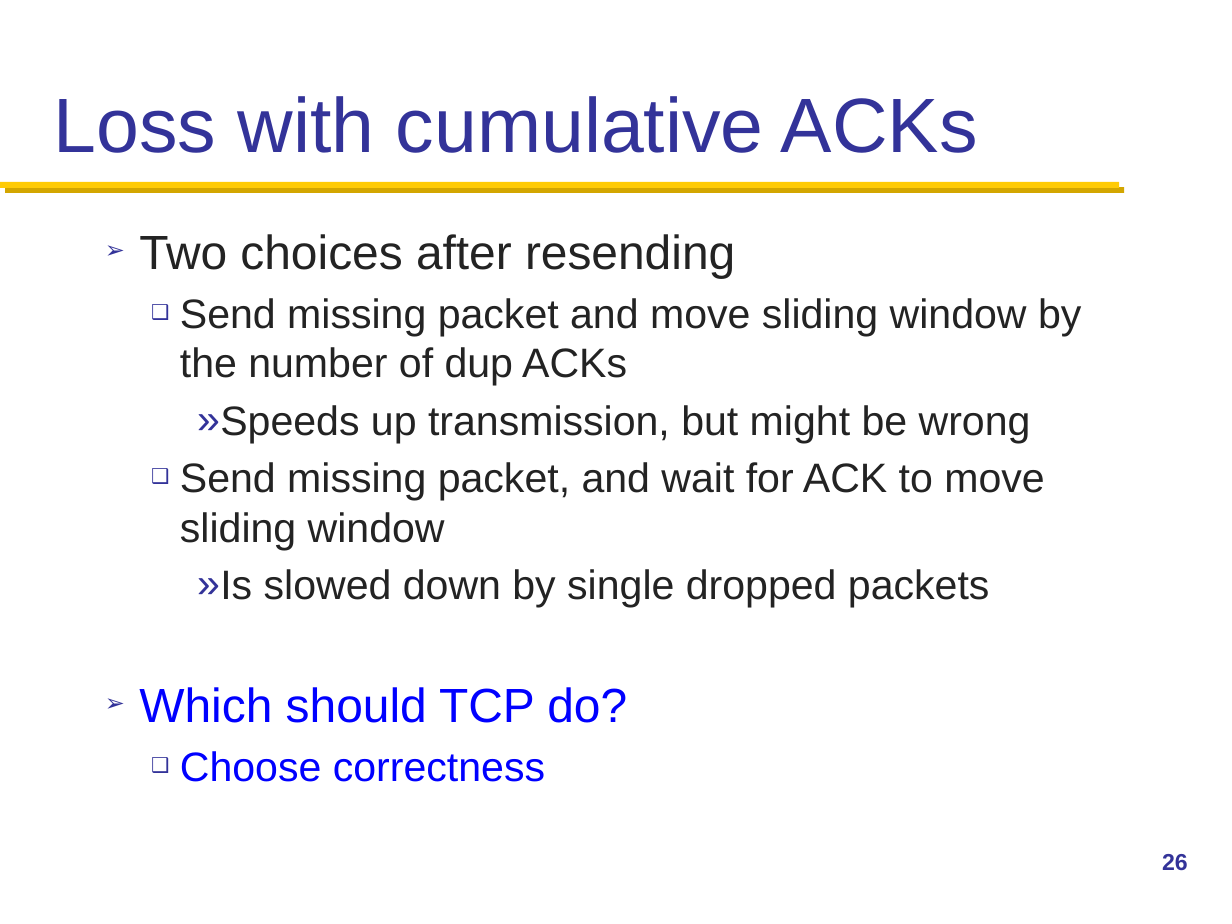
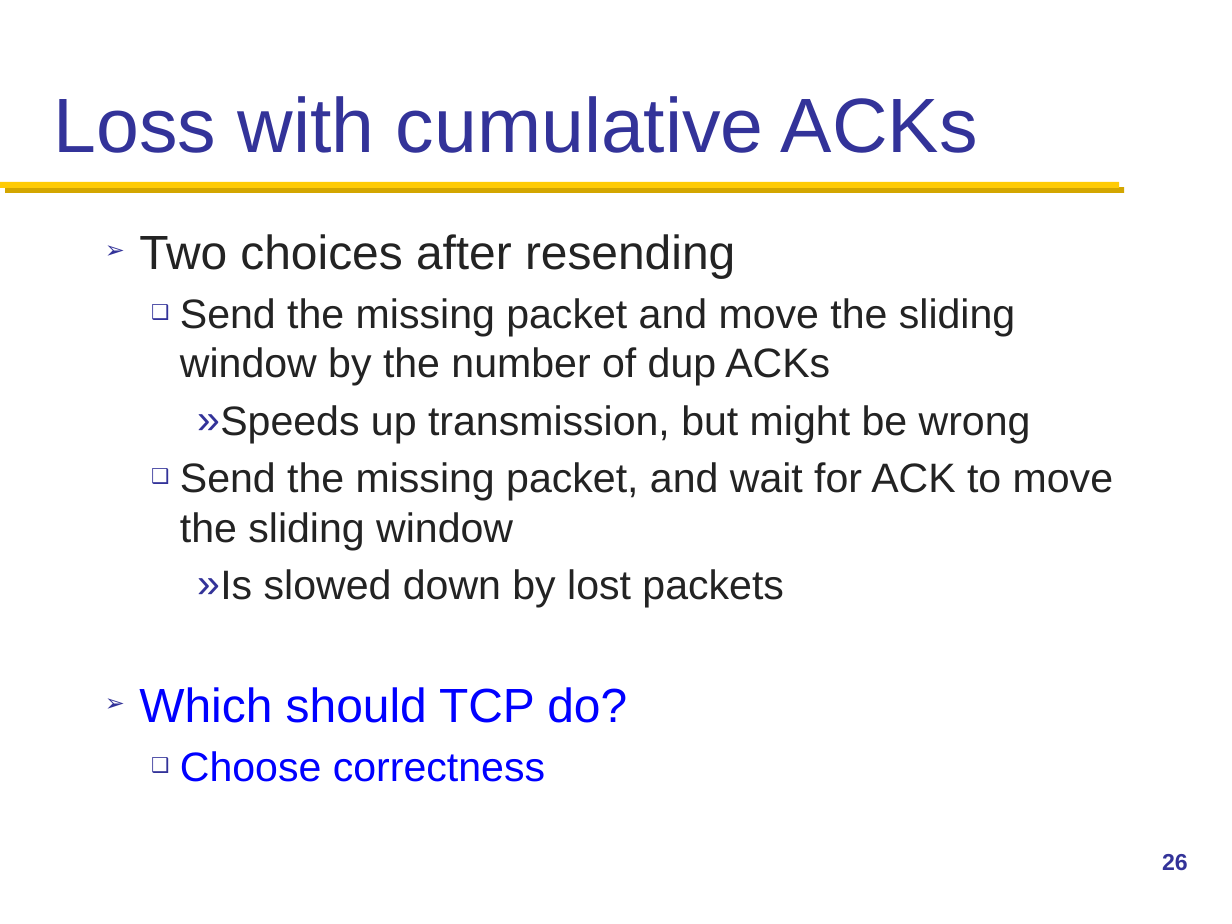
Before and after one commit to henryhxu/CSCI4430-ESTR4120, a slide deck: slide 26 of lec/lec7.pptx. Drawn at 1232x924 pixels with LibreOffice and Linux fonts; fonts in the diff are those of the drawing. Boxes give left, top, right and bottom in pixels: in the first picture for what was removed or moved away, otherwise in the second. Text is boxed around its words. In the diff, an @@ line names an element or a change of style, - is before the commit and + after.

Commit message:
lec7 updated

```diff
--- a/lec/lec7.pptx
+++ b/lec/lec7.pptx
@@ text at [180,298,1015,386]: text changed @@
-  ❑ Send missing packet and move sliding window by the number of dup ACKs
+  ❑ Send the missing packet and move the sliding window by the number of dup ACKs
@@ text at [180,462,1113,607]: text changed @@
-  ❑ Send missing packet, and wait for ACK to move sliding window
-    » Is slowed down by single dropped packets
+  ❑ Send the missing packet, and wait for ACK to move the sliding window
+    » Is slowed down by lost packets
```
Also in this commit, not shown: 10 other slides changed, 2 slides added.
